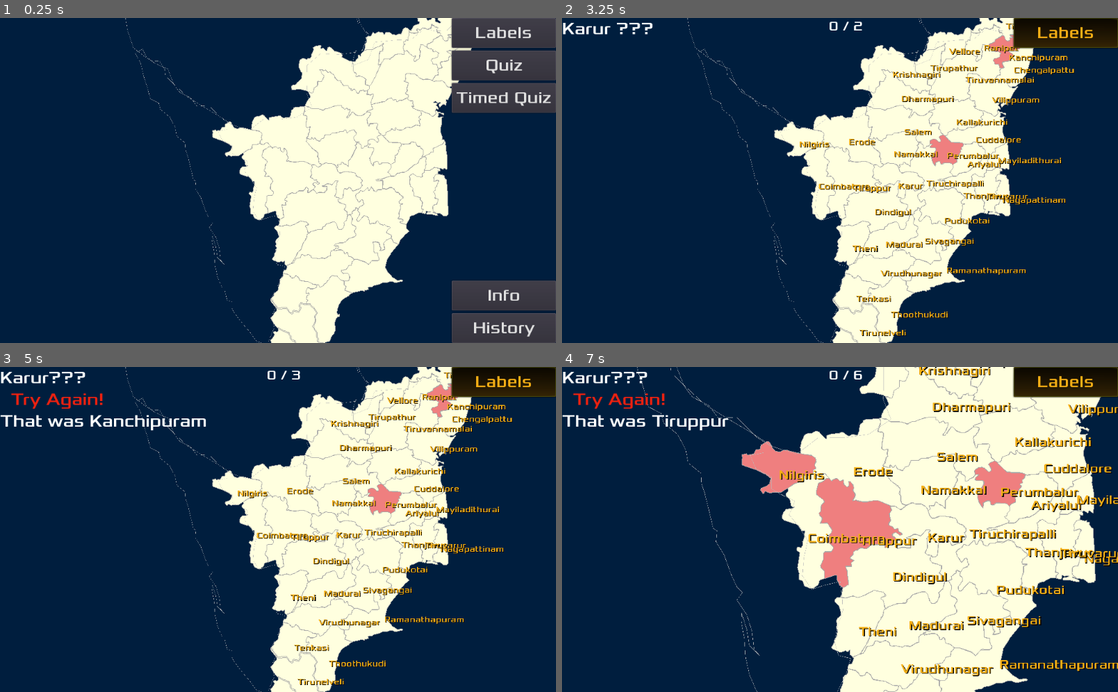
Above: before the commit, frames 1-4 (two rows, left to right).
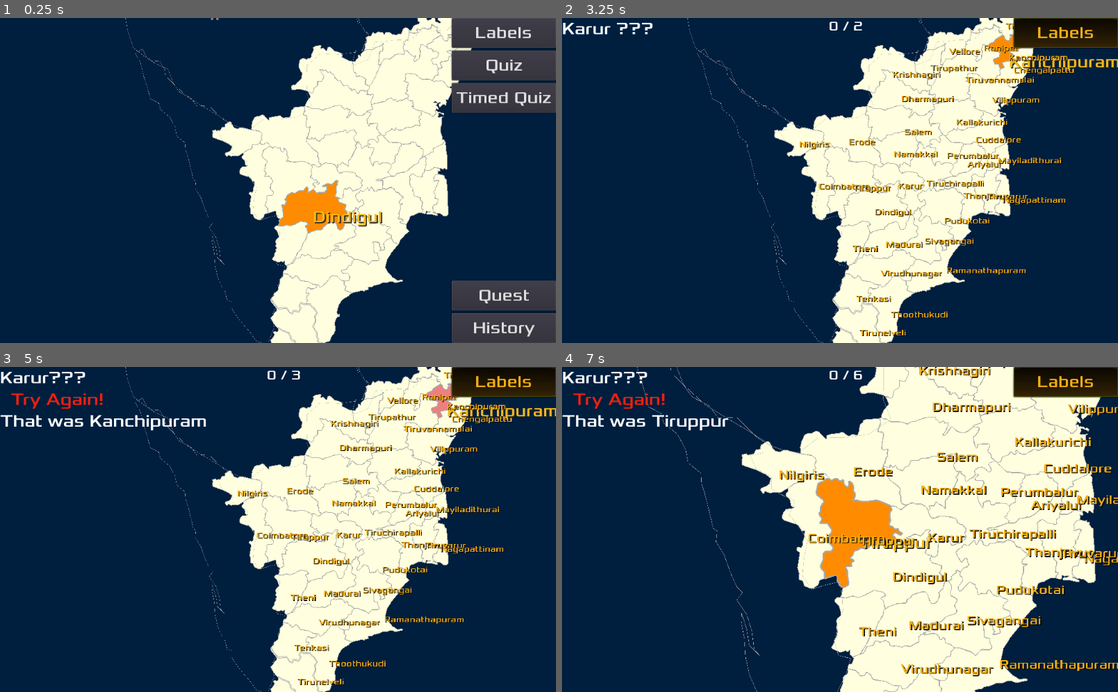
Above: after the commit, the same moments.

Repository: sharun-s/godot-tn
Game: Godot game, scene res://Node2D.tscn
Same seed, same stepped clock (60 frames per second), same inputs: the game is played once before the commit and once after it.
Inputs (mouse positions are in pixels of both pictures, inside the frame that each line leads up to):
- Up to frame 1 (0.25 s): no input
- Up to frame 2 (3.25 s): click "Quiz" at 0.5 s; tap Enter at 1.25 s; drag from (951, 141) to (995, 44) at 1.27 s; drag from (995, 44) to (951, 141) at 2.02 s; move the mouse to (1023, 18) at 2.77 s; hold Right (ui_right) from 2.78 s (still down); tap Backspace at 2.85 s; click (1023, 18) at 2.92 s
- Up to frame 3 (5 s): release Right (ui_right) at 3.5 s; click "Labels" at 3.5 s; tap Space at 4.25 s; drag from (239, 490) to (433, 393) at 4.27 s
- Up to frame 4 (7 s): drag from (945, 458) to (801, 490) at 5.02 s; drag from (867, 419) to (1023, 367) at 5.77 s; move the mouse to (840, 529) at 6.52 s; hold Down (ui_down) from 6.53 s (still down); hold Mouse wheel up (zoom_in) from 6.53 s (still down); click (840, 529) at 6.67 s

The runs differ from the first frame. In frame 1, 1.5% of the frame differs, in the area x 37-96%, y 0-88%; in frame 2, 0.9%; in frame 3, 0.7%; in frame 4, 4.4%, in the area x 32-84%, y 22-68%.

Commit message:
Basic quest - player has to find the district mentioned in the info box clue and find x clues in y turns set in NumberOfTargets and AttemptsAllowed Player can press the clue button multiple times to get more clues for the targetted district When not in quest mode the clue button is hidden and info box will just show info a district player has moved to

Diff:
--- a/InfoCenter.gd
+++ b/InfoCenter.gd
@@ -1,13 +1,13 @@
 extends GridContainer
 var facts:={
 		Ariyalur=['prehistoric fossils','Gangaikondacholapuram'],
-		Chennai=["State Capital"],
+		Chennai=["State Capital", "Marina Beach"],
 		Chengalpattu=[
 			"Named after the Sengazhuneer poo (Red White Lily) that grows in abundance along the river banks",
 			"Mahaballipuram site of some of the earliest Rock Temples and Stone Sculpture that influenced the style of Temple Architecture throughout South India"],
 		Coimbatore=[
 			'Eastern end of the Palakkad Gap, the lowest pass through the Western Ghats linking Kerala and Tamil Nadu. Also called Kovai',
-			'Coimbatore is called the Manchester of South India due to extensive textile industry, fed by the surrounding cotton fields'
+			'Manchester of South India due to extensive textile industry, fed by the surrounding cotton fields'
 		],
 		Cuddalore=[
 			'Nataraja dance at thilai Natyanjali Dance Festival feb march on mahashivratri expand...',
@@ -17,7 +17,7 @@
 		"Fort St David in Cuddalore was one of the main British trading posts controling their activities in South India in the early 1700. So Cuddalore became the site of multiple wars with the French based 25kms North in Pondicherry",
 		"Silver Beach is one of the longest beaches found on the Coromandel Coast. 2700 people lost their life here during the 2004 Tsunami", 'Chidambaram temple','Pichawaram Mangrove forests'],
 		Dindigul=['Famous Kodaikanal hill station'],
-		Dharmapuri=["Hogenakkal"],
+		Dharmapuri=["Hogenakkal falls"],
 		Erode=[
 			"Turmeric",
 			"Agri powerhouse due to rivers and dams",
@@ -36,10 +36,11 @@
 			"Kailasanathar Temple and the Vaikunta Perumal Temple found here are nearly 1350 years old"
 		],
 		Krishnagiri=[
-			"Krishnagiri district is one of the largest producers of Mangoes in India"
-		],
-		Kallakurichi=['Mainly a rural area 50 years ago increased road connectivity has turned into an emerging agricultural hub.',
-		'The Kalvarayan Hills are pristine unexplored area with the Vellimalai hilltop becoming a popular tourist spot for locals during the monsoon season.'],
+			"Largest producers of Mangoes in India"
+		],
+		Kallakurichi=[
+			'Mainly a rural area 50 years ago increased road connectivity has turned into an emerging agricultural hub.',
+			'The Kalvarayan Hills are pristine unexplored area with the Vellimalai hilltop becoming a popular tourist spot for locals during the monsoon season.'],
 		Karur=["Capital of the Chera Kings"],
 		Perumbalur=['Leads the state in Small Onion production'],
 		Pudukotai=['Was a independent princely state ruled by the Thondaimans since the 17th century'],
@@ -54,7 +55,9 @@
 		Nilgiris=[
 			'coffee, tea, rubber, eucalyptus plantaination',
 			'Mudumalai Tiger Reserve is the largest in TN with 160 using the corridor and 103 resident ' ],
-		Namakkal=['Cauvery flows thro, Tiruchengode...','Known for its Poutry Farms and  Lorry body building industry', 'Namakkal derives from Namagiri, the name of the single 65m high rock formation at the center of the Namakkal town. A Fort covering one and half acres was built on top of the rock in the 17th century'],
+		Namakkal=['Cauvery flows thro, Tiruchengode...',
+		'Known for its Poutry Farms and  Lorry body building industry',
+		'Its name derives from Namagiri, the name of the single 65m high rock formation at the center of the Namakkal town. A Fort covering one and half acres was built on top of the rock in the 17th century'],
 		Ranipet=['Ceramics'],
 		Ramanathapuram=[
 			"Birth place of A.P.J Abdul Kalam, rocket man, pokhran 2, peoples president...",
@@ -63,17 +66,19 @@
 			"Mandapam - Pamban Bridge - Pamban-Rameshwaram/Dhanushkodi",
 			"In 1964 a cyclone hit Pamban Island with 25 ft waves washing away the town of Danushkodi. Today the remain of the ghost town are a tourist attraction."
 		],
-		Salem=['Steal', 'Shevaroy Hills - near salem - yercaud - orchidarium - old coffee plantations highest peak of the southern eastern ghats in TN - lots of species of snake, lizard, frogs and birds not found anywhere else'],
+		Salem=['Steal industry',
+		'Shevaroy Hills - yercaud - orchidarium - old coffee plantations highest peak of the southern eastern ghats in TN - lots of species of snake, lizard, frogs and birds not found anywhere else'],
 		Sivagangai=['Kaniyan - Yaadhum Oore Yaavarum Kelir',
 			'Chettinad formed by a prosperous banking and business community built from trading with Burma, Ceylon and Malaysia',
-		'Athangudi tiles', 'Known for the famous Chettinad cuisine',
+			'Athangudi tiles',
+			'Known for the famous Chettinad cuisine',
 			'Found here is the 2500 year old Keezhadi excavation site, including plates with the Tamil-Brahmi script'
 		],
 		Theni=['Indian Neutrino Observatory',
 		'Meghamalai Wildlife Sanctuary'],
 		Tiruvarur=[
 			'Somaskanda iconography',
-			'Thyagaraja Temple Chariot in Thiruvarur stands 96 feet tall',
+			'Thyagaraja Temple Chariot found here stands 96 feet tall',
 			'Birthplace of Saint Thyagaraja, the composer of Carnatic music'
 		],
 		Thanjavur=[
@@ -99,7 +104,7 @@
 		"V.O.Chidambaram Pillai Swadeshi Steamship Company",
 		"dugong sea grass medows"],
 		Tiruppur=["Textile export hub"],
-		Tirupathur=['Surrounded by the Javadhu and Yelagiri Hills known for rivers, waterfalls and sandal wood trees', 'Ambur Biriyani'],
+		Tirupathur=['Surrounded by the Javadhu and Yelagiri Hills known for rivers, waterfalls and sandal wood trees'],
 		Tiruchirapalli=['The Srirangam temple complex covers 156 acres making it the largest templex complex in the country. Famous for festivals conducted throughout the year',
 		'Rockfort Temple'],
 		Tenkasi=['Old Courtallam Falls', 'Thirukutralam'],
@@ -107,7 +112,7 @@
 			"Gingee Fort is found here. Sivaji called it the most impregnable fortress in India"
 		],
 		Virudhunagar=[
-			"K. Kamaraj was from here. He was TN CM from 54-63, and Indian National Congress President after Jawaharlal Nehru's death. He made education free for the poor having had to drop out of school at age 11 to support his family",
+			"Birth place of K. Kamaraj TN CM from 54-63, and Indian National Congress President after Jawaharlal Nehru's death. He made education free for the poor having had to drop out of school at age 11 to support his family",
 			'Sivakasi Fireworks',
 			'The 192 ft Gopuram of the Srivilliputhur Temple built here, dedicated to Andal the only female among the poet saints of south india, is the symbol of the Tamil Nadu Govt'
 		],
@@ -117,6 +122,9 @@
 			"500 year old Vellore Fort is a popular tourist attraction. Was location of the 1806 Sepoy Mutiny against the British"
 		]
 	}
+
+signal quest_over;
+signal off_track;
 
 func sea():
 	var a:AnimatedTexture = AnimatedTexture.new()
@@ -148,18 +156,62 @@
 # Called when the node enters the scene tree for the first time.
 func _ready():
 	hide()# Replace with function body.
+
 var n=[]
-func reload(district, neighbours):
+enum state{
+	NEW_QUEST,
+	IN_QUEST,
+	NON_QUEST
+}
+var rng=RandomNumberGenerator.new()
+var targets=[]
+var NumberOfTargets:=3
+var AttemptsAllowed:=10
+var attempts:=AttemptsAllowed
+
+func reload(district, neighbours, mode=state.NON_QUEST):
 	n.clear()
 	n=neighbours
+	$VBoxContainer/NameBox.text=district
 	$VBoxContainer/PanelContainer/imgbox.texture=dummyimg[int(rand_range(0, dummyimg.size()))]
-	$VBoxContainer/NameBox.text=district
+	if mode==state.NEW_QUEST:
+		rng.randomize()
+		while targets.size() != NumberOfTargets:
+			var idx=rng.randi_range(0, facts.size()-1)
+			if (facts.keys()[idx] in targets) == false:
+				targets.append(facts.keys()[idx])
+		print('targets set', targets)
+		$VBoxContainer2/MarginContainer/clue.show()
+		_on_clue_pressed()
+	elif mode==state.IN_QUEST:
+		attempts=attempts-1
+		if targets[0] == district:
+			targets.pop_front()
+			print('targets left', targets)
+			_on_clue_pressed("Well done. You are on track!!!\n\n")
+			show()
+			#emit_signal("on_track")
+		else:
+			show_fact(district)
+			show()
+			emit_signal("off_track",district)
+		if attempts==0 or targets.size()==0:
+			$VBoxContainer2/MarginContainer/clue.hide()
+			emit_signal('quest_over',AttemptsAllowed-attempts, NumberOfTargets - targets.size()) # send clues solved
+			attempts=AttemptsAllowed
+			targets.clear()
+	else:
+		#$VBoxContainer2/MarginContainer/clue.hide()
+		show_fact(district)
+		show()
+
+func show_fact(district):
 	if district in facts and facts[district].size() > 0:
-		var idx=int(rand_range(0, facts[district].size()))
+		var idx=rng.randi_range(0, facts[district].size()-1)
 		$VBoxContainer2/FactBox.text=facts[district][idx]
 	else:
+		#district or fact is missing from the db
 		$VBoxContainer2/FactBox.text=''
-	show()
 
 func _unhandled_input(event):
 	if event is InputEventKey:
@@ -184,9 +236,9 @@
 func _on_Neighbours_pressed():
 	$VBoxContainer2/FactBox.text=format_neighbours()
 
-
-func _on_clue_pressed():
-	var d=int(rand_range(0, facts.keys().size()))
-	var target=facts.keys()[d]
-	var idx=int(rand_range(0, facts[target].size()))
-	$VBoxContainer2/FactBox.text='Head to the district known for - \n'+facts[target][idx]
+func _on_clue_pressed(prefix=''):
+	#var d=int(rand_range(0, facts.keys().size()))
+	#var target=facts.keys()[d]
+	if targets.size() >0:
+		var idx= rng.randi_range(0, facts[targets[0]].size()-1)
+		$VBoxContainer2/FactBox.text=prefix+'Head to the district known for - \n'+facts[targets[0]][idx]
--- a/InfoCenter.tscn
+++ b/InfoCenter.tscn
@@ -9,11 +9,11 @@
 content_margin_top = 14.0
 content_margin_bottom = 14.0
 bg_color = Color( 0, 0, 0, 1 )
-border_width_left = 6
-border_width_top = 6
-border_width_right = 6
-border_width_bottom = 6
-border_color = Color( 1, 0.8, 0.266667, 1 )
+border_width_left = 4
+border_width_top = 4
+border_width_right = 4
+border_width_bottom = 4
+border_color = Color( 0.909804, 0.619608, 0.168627, 1 )
 corner_radius_top_left = 8
 corner_radius_top_right = 8
 corner_radius_bottom_right = 8
@@ -31,18 +31,18 @@
 border_width_right = 2
 border_width_bottom = 2
 border_color = Color( 0.909804, 0.619608, 0.168627, 1 )
-corner_radius_top_left = 8
-corner_radius_top_right = 8
-corner_radius_bottom_right = 8
-corner_radius_bottom_left = 8
+corner_radius_top_left = 4
+corner_radius_top_right = 4
+corner_radius_bottom_right = 4
+corner_radius_bottom_left = 4
 
 [sub_resource type="StyleBoxFlat" id=4]
 bg_color = Color( 0.00784314, 0.137255, 0.290196, 1 )
-border_width_left = 4
-border_width_top = 4
-border_width_right = 4
-border_width_bottom = 4
-border_color = Color( 0.996078, 0.701961, 0.196078, 1 )
+border_width_left = 2
+border_width_top = 2
+border_width_right = 2
+border_width_bottom = 2
+border_color = Color( 0.909804, 0.619608, 0.168627, 1 )
 corner_radius_top_left = 8
 corner_radius_top_right = 8
 corner_radius_bottom_right = 8
@@ -117,7 +117,7 @@
 
 [node name="FactBox" type="Label" parent="VBoxContainer2"]
 margin_right = 1024.0
-margin_bottom = 100.0
+margin_bottom = 147.0
 size_flags_horizontal = 3
 size_flags_vertical = 3
 custom_styles/normal = SubResource( 4 )
@@ -126,7 +126,7 @@
 autowrap = true
 
 [node name="MarginContainer" type="VBoxContainer" parent="VBoxContainer2"]
-margin_top = 102.0
+margin_top = 149.0
 margin_right = 1024.0
 margin_bottom = 298.0
 custom_constants/separation = 10
@@ -149,6 +149,7 @@
 text = "History"
 
 [node name="clue" type="Button" parent="VBoxContainer2/MarginContainer"]
+visible = false
 margin_top = 106.0
 margin_right = 1024.0
 margin_bottom = 143.0
@@ -160,9 +161,9 @@
 text = "Clue"
 
 [node name="Back" type="Button" parent="VBoxContainer2/MarginContainer"]
-margin_top = 153.0
+margin_top = 106.0
 margin_right = 1024.0
-margin_bottom = 196.0
+margin_bottom = 149.0
 size_flags_horizontal = 3
 size_flags_vertical = 3
 custom_fonts/font = SubResource( 6 )
--- a/Node2D.tscn
+++ b/Node2D.tscn
@@ -87,7 +87,7 @@
 "_edit_use_anchors_": false
 }
 
-[node name="Info" type="Button" parent="HUD"]
+[node name="Quest" type="Button" parent="HUD"]
 anchor_left = 1.0
 anchor_top = 0.9
 anchor_right = 1.0
@@ -95,7 +95,7 @@
 margin_left = -192.0
 margin_top = -55.0
 custom_fonts/font = SubResource( 5 )
-text = "Info"
+text = "Quest"
 __meta__ = {
 "_edit_use_anchors_": false
 }
@@ -175,9 +175,11 @@
 
 [connection signal="ready" from="." to="." method="_on_TN_ready"]
 [connection signal="pressed" from="HUD/Quiz" to="." method="_on_Button_pressed"]
-[connection signal="pressed" from="HUD/Info" to="." method="_on_Info_pressed"]
+[connection signal="pressed" from="HUD/Quest" to="." method="_on_Info_pressed"]
 [connection signal="pressed" from="HUD/Timed" to="." method="_on_Timed_pressed"]
 [connection signal="toggled" from="HUD/Labels" to="." method="_on_Labels_toggled"]
 [connection signal="pressed" from="HUD/Learn" to="." method="_on_Learn_toggled"]
+[connection signal="off_track" from="HUD/Grid" to="." method="_off_track"]
+[connection signal="quest_over" from="HUD/Grid" to="." method="_on_quest_over"]
 [connection signal="timeout" from="QuizTimer" to="." method="_on_QuizTimer_timeout"]
 [connection signal="hit" from="Gopal" to="." method="_on_Gopal_hit"]
--- a/TN.gd
+++ b/TN.gd
@@ -227,6 +227,7 @@
 	$Camera2D.position=get_node('Dindigul').position
 	$Camera2D.zoom=Vector2(2.85, 2.85)
 	$Label.rect_scale=$Camera2D.zoom
+	path.append('Dindigul')
 
 
 var dhistory=[{
@@ -544,7 +545,7 @@
 	$HUD/Quiz.show()
 	$HUD/Timed.show()
 	$HUD/Learn.show()
-	$HUD/Info.show()
+	$HUD/Quest.show()
 	$Camera2D.position=get_node('Karur').position
 	#show_compass()
 	$Gopal.show()
@@ -584,7 +585,7 @@
 	$Gopal.hide()
 	$HUD/Quiz.hide()
 	$HUD/Timed.hide()
-	$HUD/Info.hide()
+	$HUD/Quest.hide()
 	$HUD/Learn.hide()
 	$HUD/Grid.hide()
 	#since the learn button is used to show years
@@ -713,6 +714,9 @@
 	#	$HUD/Message.anchor_left=.45
 	district_animator=cell.instance()
 	add_child(district_animator)
+	gotoDistrict()
+
+
 
 func neighbours(districtname):
 	var l=get_node(districtname).get_overlapping_areas()
@@ -830,9 +834,13 @@
 	seconds=seconds+1
 	$HUD/Clock.text=str(seconds)
 
+var quest_in_progress:=false
 func _on_Info_pressed():
 	if selected_district!='':
-		$HUD/Grid.reload(selected_district, neighbours(selected_district))
+		$HUD/Score.text='Your Quest Starts Now!\n Hit the Clue button for more hints \n\n   Good Luck!'
+		$HUD/Grid.reload(selected_district, neighbours(selected_district), 0)
+		quest_in_progress=true
+		$HUD/Quest.hide()
 
 func _on_Timed_pressed():
 	reset()
@@ -845,4 +853,21 @@
 	$QuizTimer.start()
 
 func _on_Gopal_hit(district):
-	$HUD/Grid.reload(district, neighbours(district))
+	print('gopal hit', district, ' ', quest_in_progress)
+	if quest_in_progress:
+		$HUD/Score.text=''
+		$HUD/Grid.reload(district, neighbours(district), 1)
+	else:
+		$HUD/Grid.reload(district, neighbours(district), 2)
+
+func _on_quest_over(turnstaken, cluessolved):
+	$HUD/Grid.hide()
+	timed_msg("[pulse color=#22dd44 height=-15 freq=5]You took "+str(turnstaken)+" turns\nAnd solved "+str(cluessolved)+" clues ![/pulse]",3)
+	yield($Timer,"timeout")
+	$HUD/Quest.show()
+	$HUD/Message.bbcode_text=''
+	quest_in_progress=false
+	game_over()
+
+func _off_track(d):
+	get_node(d).get_child(0).color=selected_color_wrong
